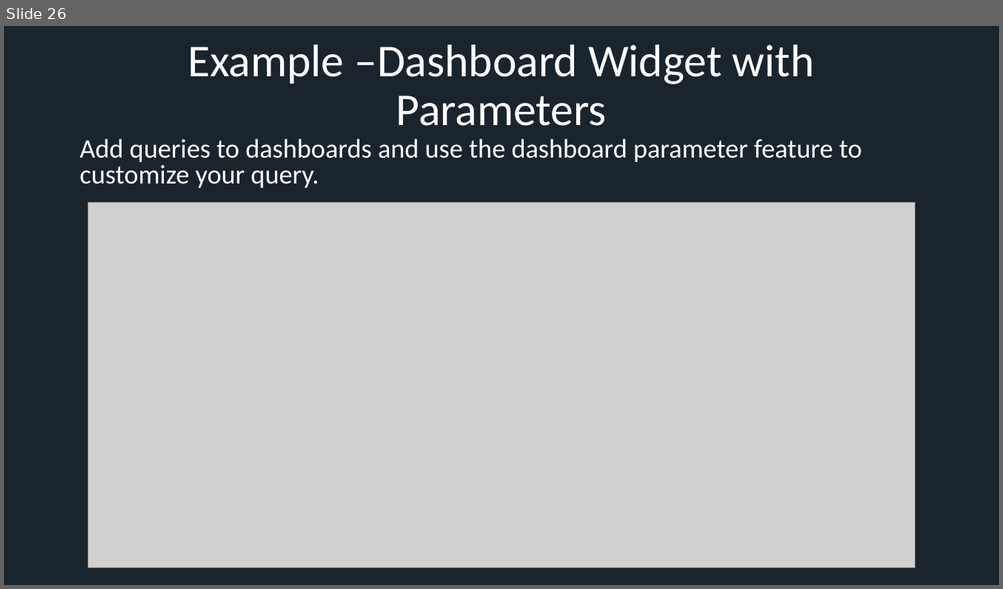
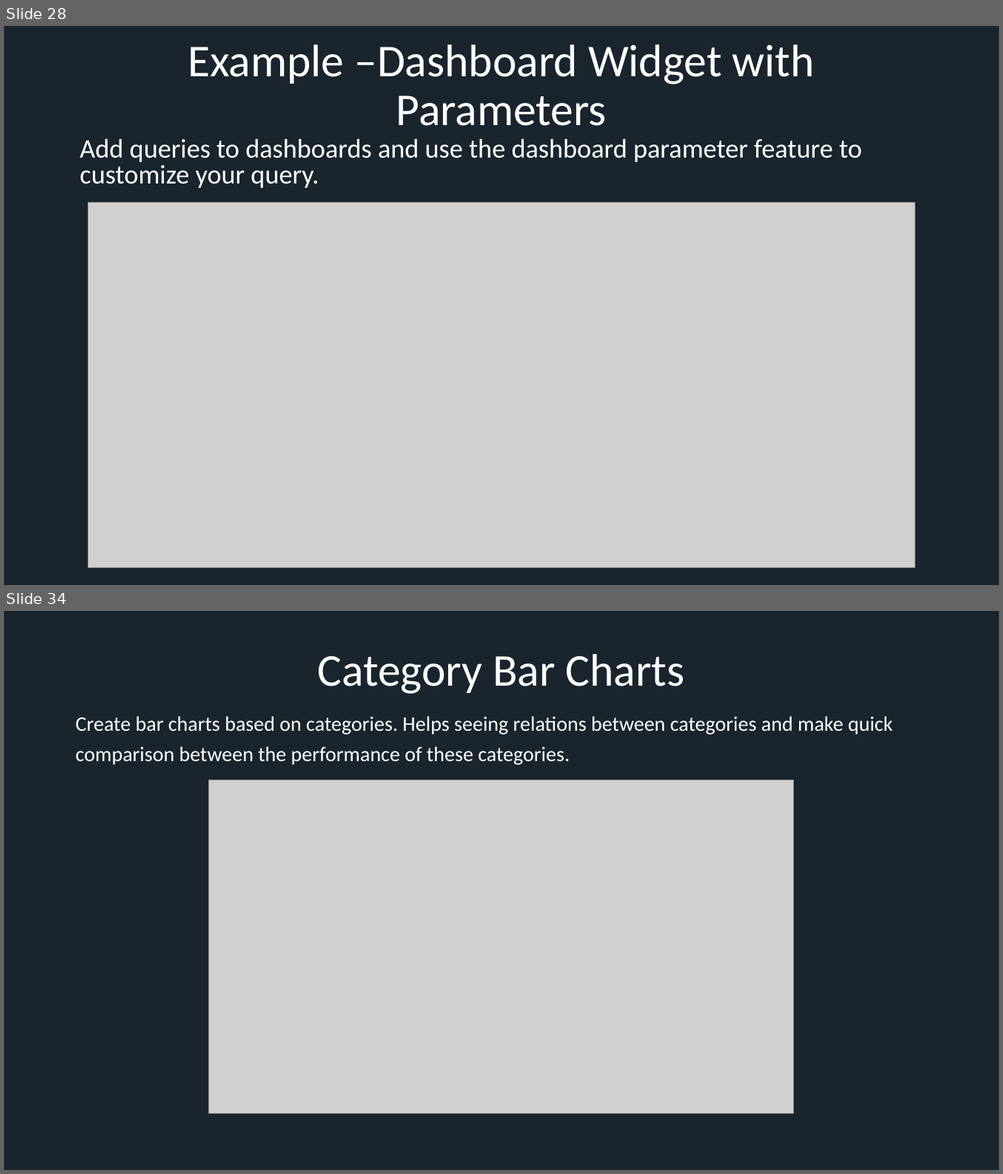
Before and after one commit to xresch/EngineeredMonitoringPlatform, a slide deck: EngineeredMonitoringPlatform/docs/EMP_PresentationSlides.pptx. Shown one above the other, each under a label of ours: slide 26 before the commit, slides 28 and 34 after it; the slides between them are not shown. The pictures are 1003x589 and 1003x1174 pixels, drawn with LibreOffice and Linux fonts; fonts in the diff are those of the drawing; grey boxes stand for pictures. Boxes give left, top, right and bottom in pixels: in the first picture for what was removed or moved away, otherwise in the second. Text is boxed around its words. In the diff, an @@ line names an element or a change of style, - is before the commit and + after.

```diff
--- a/EngineeredMonitoringPlatform/docs/EMP_PresentationSlides.pptx
+++ b/EngineeredMonitoringPlatform/docs/EMP_PresentationSlides.pptx
@@ slide 34 added at (4, 611, 999, 1170), background #1A242D @@
@@ title added at (318, 654, 685, 694), 44 pt, text #FFFFFF @@
+Category Bar Charts
@@ text added at (76, 716, 892, 765), 20 pt, text #FFFFFF @@
+Create bar charts based on categories. Helps seeing relations between categories and make quick comparison between the performance of these categories.
@@ picture added at (209, 780, 794, 1115) @@
@@ what was slide 26 is now slide 28 @@
```
Also in this commit, not shown: 1 slide changed, 12 other slides added, 2 slides removed.
